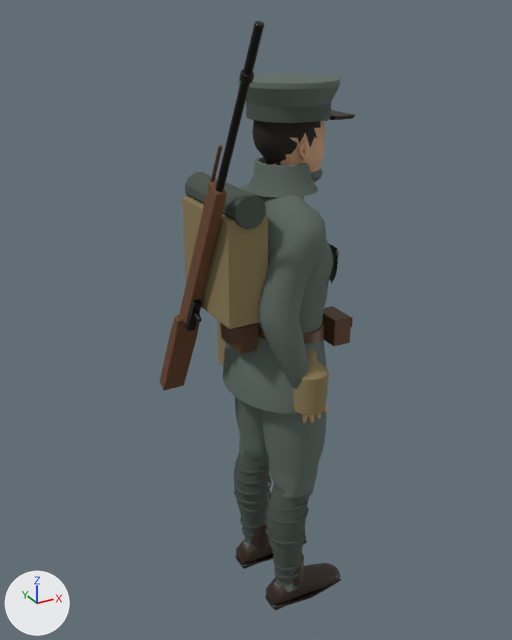
What one commit did to the Blender file assets/blender/crew_enemy.blend.
Camera for both pictures: a camera (50 mm lens) standing at (-1.001, -1.713, 1.881) and looking at (-0.055, 0.008, 1.02). The axes (+X, +Y, +Z) are drawn at lower left. The lights are the same throughout. The first picture is the older version.

Objects in the first picture: 'Body', 'RifleMesh'.
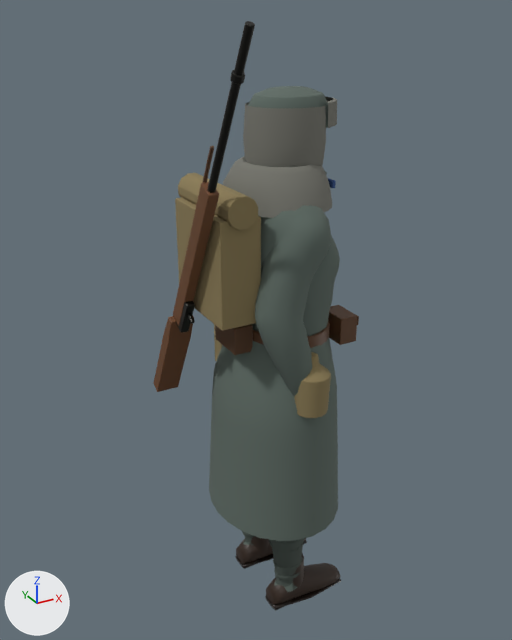
ob_rifle is not drawn itself; it is the parent of ob_riflemesh.

Patch to the scene script:
```diff
--- a/assets/blender/crew_enemy.blend.py
+++ b/assets/blender/crew_enemy.blend.py
@@ mat_fur @@
+mat_fur = principled_material('Fur')
+mat_fur.base_color = (0.184, 0.184, 0.159)  # grey #77776f
+mat_fur.roughness = 1.0
@@ me_base @@
 # used by ob_body; location = (0.0, 0.0, 0.0)
-me_base.from_pydata(...)  # 7061 vertices, 9896 faces; spans x -0.22..0.21, y -0.25..0.23, z 0.0..1.72
+me_base.from_pydata(...)  # 7171 vertices, 9987 faces; spans x -0.24..0.21, y -0.27..0.25, z 0.0..1.69
+# me_base part 1: the loose piece of 56 vertices spanning x 0.12..0.18, y -0.16..-0.05, z 0.96..1.04 is moved by (0.02, 0.0, 0.0)
+# me_base part 2: the loose piece of 56 vertices spanning x -0.15..-0.09, y -0.06..0.06, z 0.96..1.04 is moved by (-0.02, 0.0, 0.0)
+# me_base part 3: the loose piece of 56 vertices spanning x -0.09..0.11, y 0.15..0.21, z 0.8..1.0 is moved by (0.0, 0.02, 0.0)
+# me_base part 4: the loose piece of 56 vertices spanning x -0.22..-0.1, y -0.14..0.14, z 1.09..1.39 is scaled about its middle by (0.0746, 0.107, 0.063), then moved by (0.3, 0.08, 0.2), in mat_collar (blue #2f4f86)
+# me_base part 5: the loose piece of 56 vertices spanning x 0.1..0.11, y -0.05..-0.01, z 1.46..1.48 is copied, and the copy is moved by (0.03, -0.05, -0.04); it spans x 0.13..0.14, y -0.1..-0.07, z 1.42..1.44
+# me_base part 6: the loose piece of 56 vertices spanning x -0.22..-0.1, y -0.14..0.14, z 1.09..1.39 is copied, and the copy is moved by (-0.02, 0.0, 0.0); it spans x -0.24..-0.12, y -0.14..0.14, z 1.09..1.39
+# me_base part 7: a new loose piece of 192 vertices spanning x -0.2..0.21, y -0.25..0.25, z 0.37..1.01, in mat_wool (dark grey #5d6a63)
+# me_base part 8: a new loose piece of 175 vertices spanning x -0.08..0.17, y -0.1..0.1, z 1.59..1.69, in mat_wool (dark grey #5d6a63)
+# me_base part 9: a new loose piece of 168 vertices spanning x -0.15..0.16, y -0.18..0.18, z 1.38..1.5, in mat_fur (grey #77776f)
+# me_base part 10: a new loose piece of 114 vertices spanning x -0.09..0.1, y -0.11..0.11, z 1.47..1.65, in mat_fur (grey #77776f)
+# me_base part 11: the loose piece of 56 vertices spanning x 0.14..0.21, y -0.08..0.08, z 1.6..1.61 is deleted
+# me_base part 12: 193 vertices moved within x -0.19..0.15, y -0.22..0.21, z 0.13..1.59; 3648 vertices removed from x -0.21..0.18, y -0.25..0.23, z 0.08..1.72; 2917 vertices added at x -0.23..0.18, y -0.27..0.24, z 0.13..1.66
+# other edits to the shape of me_base do not show in these pictures
 me_base.materials.append(mat_wool)
@@ me_base @@
 me_base.materials.append(mat_eyewhite)
+me_base.materials.append(mat_fur)  # grey #77776f
@@ ob_rifle @@
 ob_rifle = bpy.data.objects.new('Rifle', None)
-ob_rifle.location = (-0.247, 0.0, 1.216)
+ob_rifle.location = (-0.268, 0.0, 1.216)
 ob_rifle.rotation_euler = (0.489, 0.0, 0.0)  # degrees (28, 0, 0)
```

Pixel boxes [x1, y1, x2, y2] of what changed, in the pictures (512 x 640 px; the box of a moved part takes in the faces that stretch with it):
'Body', reshaped (6% wider)
    before: [182, 74, 355, 610]
    after: [175, 86, 359, 610]
'RifleMesh', moved
    before: [160, 21, 264, 390]
    after: [153, 21, 255, 392]
part 1 of me_base, moved or reshaped
    before: [322, 306, 351, 346]
    after: [328, 305, 357, 345]
part 2 of me_base, moved or reshaped
    before: [221, 323, 258, 354]
    after: [215, 324, 253, 355]
part 3 of me_base, moved or reshaped (mostly hidden)
    before: [217, 320, 226, 366]
    after: [214, 325, 222, 361]
part 4 of me_base, moved or reshaped (not visible afterwards)
    before: [182, 197, 268, 329]
part 5 of me_base, added
    after: [328, 178, 336, 188]
part 6 of me_base, added
    after: [175, 198, 261, 331]
part 7 of me_base, added
    after: [209, 338, 338, 541]
part 8 of me_base, added
    after: [248, 86, 328, 128]
part 9 of me_base, added
    after: [223, 156, 332, 218]
part 10 of me_base, added
    after: [243, 102, 326, 167]
part 11 of me_base, deleted
    before: [328, 110, 355, 120]
part 12 of me_base, moved or reshaped
    before: [185, 74, 340, 579]
    after: [178, 97, 340, 583]
